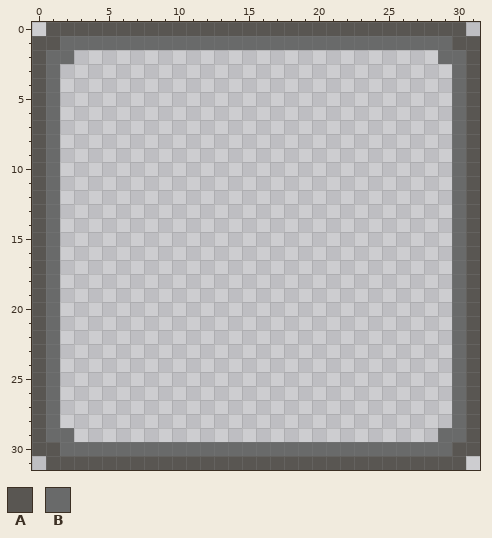
One commit to this pixel-art file: Assets/Sprites/UI/Inventory Bar/InventoryBar.aseprite. The picture above is the old version.
32x32 pixels, 1 frame.
Palette (. is transparent): A #595652  B #696a6a
Pixels before, first column x 0:
 0 .AAAAAAAAAAAAAAAAAAAAAAAAAAAAAA.
 1 AABBBBBBBBBBBBBBBBBBBBBBBBBBBBAA
 2 ABB..........................BBA
 3 AB............................BA
 4 AB............................BA
 5 AB............................BA
 6 AB............................BA
 7 AB............................BA
 8 AB............................BA
 9 AB............................BA
10 AB............................BA
11 AB............................BA
12 AB............................BA
13 AB............................BA
14 AB............................BA
15 AB............................BA
16 AB............................BA
17 AB............................BA
18 AB............................BA
19 AB............................BA
20 AB............................BA
21 AB............................BA
22 AB............................BA
23 AB............................BA
24 AB............................BA
25 AB............................BA
26 AB............................BA
27 AB............................BA
28 AB............................BA
29 ABB..........................BBA
30 AABBBBBBBBBBBBBBBBBBBBBBBBBBBBAA
31 .AAAAAAAAAAAAAAAAAAAAAAAAAAAAAA.
Now the later version:
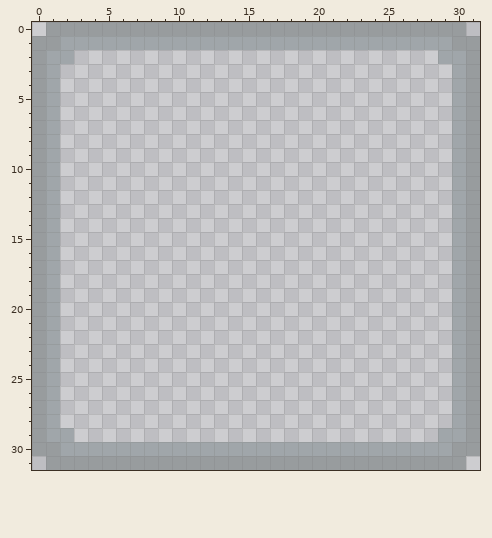
Difference:
colour A: #595652 -> #989c9e
colour B: #696a6a -> #a0a6aa
Pixel boxes of the changes (left, top, right, bottom) in both pictures:
changed: (32, 22, 480, 470)
